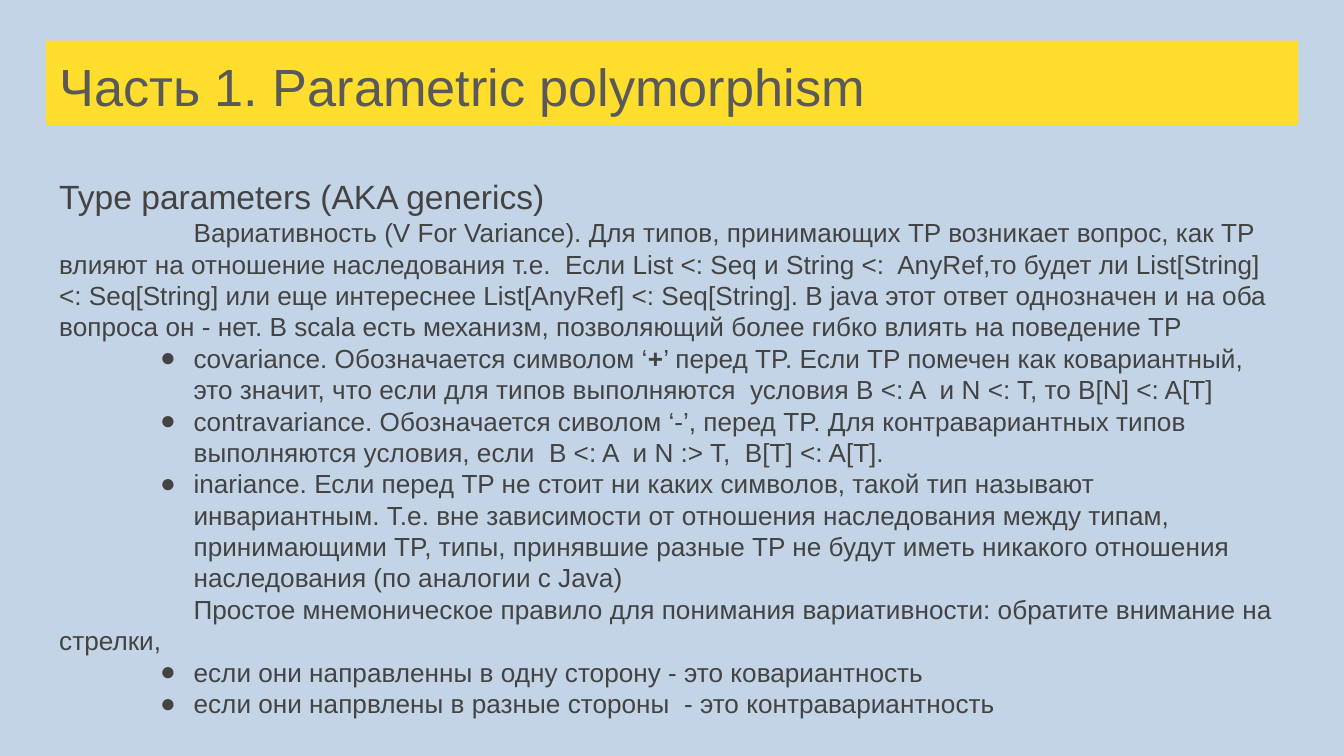
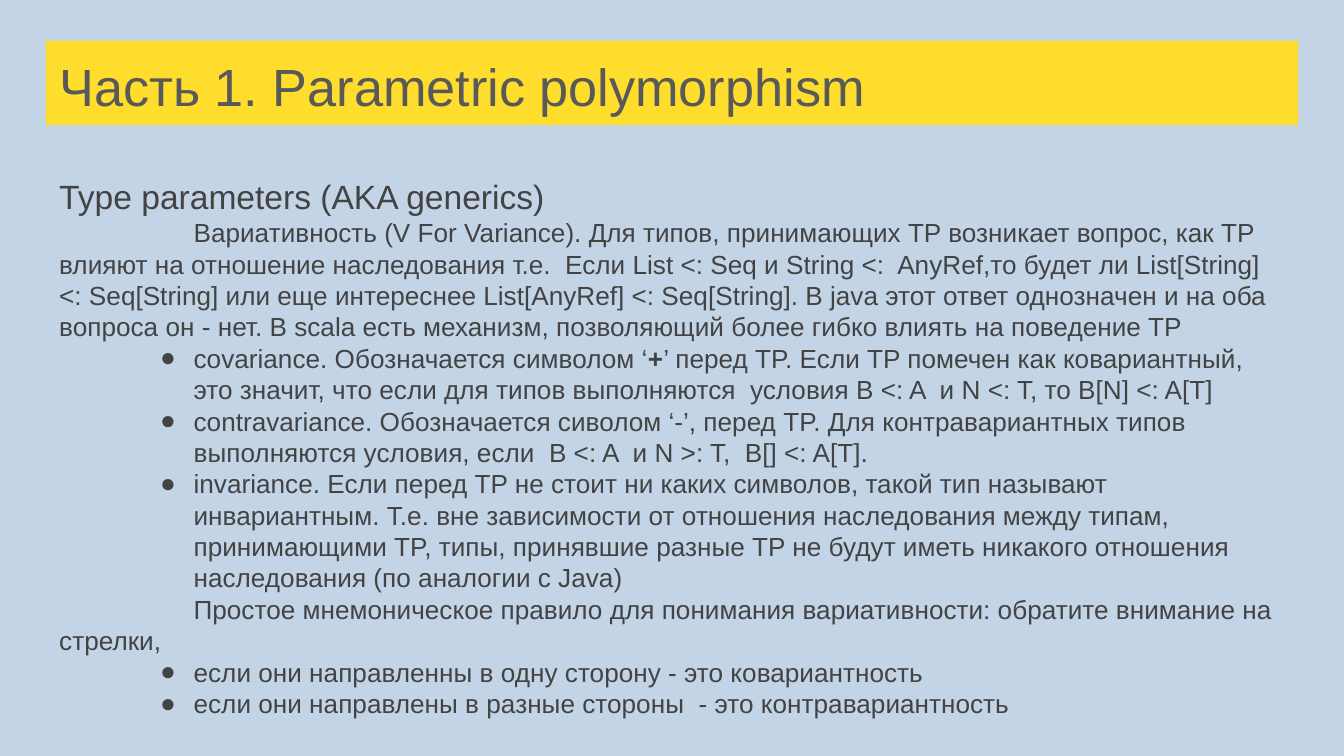
Before and after one commit to sergeypopov83/scala-school, a slide deck: slide 126 of src/main/resources/Лекции Scala для FinTech.pptx. Drawn at 1344x756 pixels with LibreOffice and Linux fonts; fonts in the diff are those of the drawing. Boxes give left, top, right and bottom in pixels: in the first picture for what was removed or moved away, otherwise in the second. Text is boxed around its words. In the diff, an @@ line names an element or a change of style, - is before the commit and + after.

```diff
--- a/src/main/resources/Лекции Scala для FinTech.pptx
+++ b/src/main/resources/Лекции Scala для FinTech.pptx
@@ text at bbox=[194, 412, 1229, 593]: text changed @@
-● contravariance. Обозначается сиволом ‘-’, перед TP. Для контравариантных типов выполняются условия, если B <: A и N :> T, B[T] <: A[T].
-● inariance. Если перед TP не стоит ни каких символов, такой тип называют инвариантным. Т.е. вне зависимости от отношения наследования между типам, принимающими TP, типы, принявшие разные TP не будут иметь никакого отношения наследования (по аналогии с Java)
+● contravariance. Обозначается сиволом ‘-’, перед TP. Для контравариантных типов выполняются условия, если B <: A и N >: T, B[] <: A[T].
+● invariance. Если перед TP не стоит ни каких символов, такой тип называют инвариантным. Т.е. вне зависимости от отношения наследования между типам, принимающими TP, типы, принявшие разные TP не будут иметь никакого отношения наследования (по аналогии с Java)
@@ text at bbox=[194, 699, 1009, 719]: text changed @@
-● если они напрвлены в разные стороны - это контравариантность
+● если они направлены в разные стороны - это контравариантность
```
Also in this commit, not shown: 11 other slides changed, 13 other files.
